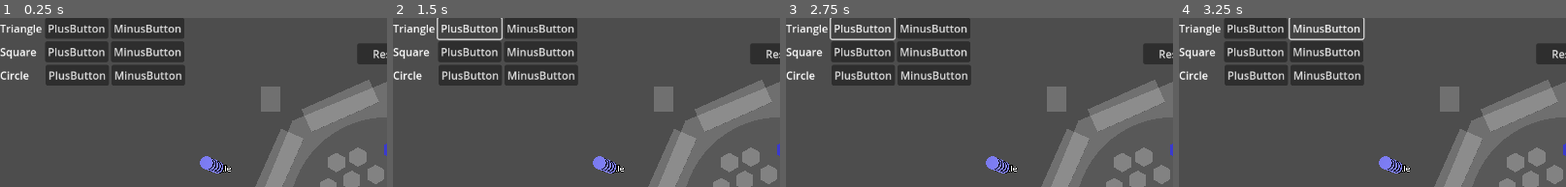
Above: before the commit, frames 1-4 (left to right).
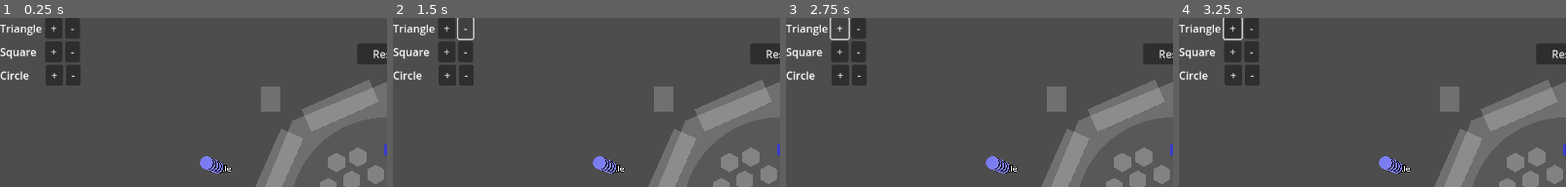
Above: after the commit, the same moments.

Repository: adtpdn/card-editor
Game: Godot game, scene res://game.tscn
The game is run twice, just before and just after one commit, with the same random seed, the same clock (stepped at 60 frames per second) and the same inputs. The project has no main scene, so this scene is started directly.
Inputs (mouse positions are % of the whole screen's width and height, from its top left):
- Up to frame 1 (0.25 s): no input
- Up to frame 2 (1.5 s): click "Host Game" at 0.5 s; click (10, 3) at 1.25 s, where only the run before the commit has a clickable "PlusButton"
- Up to frame 3 (2.75 s): click (7, 3) at 2 s, where only the run after the commit has a clickable "+"
- Up to frame 4 (3.25 s): click (19, 3) at 2.75 s, where only the run before the commit has a clickable "MinusButton"
The pictures show only the part of the screen within x 0-50%, y 0-50%; the shares and areas given below are measured in that part.

The runs differ from the first frame. In frame 1, 9.6% of the frame differs, in the area x 12-48%, y 0-40%; in frame 2, 9.3%; in frame 3, 9.2%; in frame 4, 8.5%.
Error after the commit: Invalid access of index '0' on a base object of type: 'Array'. (res://game.gd:1076)

Commit message:
fixed, host, and client now can change point counter button.

Diff:
--- a/game.gd
+++ b/game.gd
@@ -550,15 +550,18 @@
 			borders_node.add_child(mesh_instance)
 
 func setup_player(player_id: int) -> void:
-	#print("Setting up player: ", player_id)
+	print("Setting up player: ", player_id)
 	if player_id == multiplayer.get_unique_id():
 		# Enable interaction for the local player
 		player_hand.set_interaction_enabled(true)
 		player_hand.player_id = player_id
-	# Token
+
+	# Token initialization
 	if multiplayer.is_server():
 		token_manager.initialize_player_tokens(player_id)
-		rpc_id(player_id, "sync_player_tokens", token_manager.get_player_tokens(player_id))
+		# Use rpc_id instead of rpc when sending to a specific player
+		if player_id != multiplayer.get_unique_id():
+			rpc_id(player_id, "sync_player_tokens", token_manager.get_player_tokens(player_id))
 
 func _on_token_placed(token: Node3D, placement_location: Node3D):
 	if multiplayer.is_server():
@@ -1015,57 +1018,83 @@
 
 # Point Counters
 
+@rpc("authority", "reliable")
+func server_adjust_points(region: String, delta: int):
+	var requesting_player = multiplayer.get_remote_sender_id()
+
+	print("Server Adjusting Points - Player: ", requesting_player,
+		  " Region: ", region, " Delta: ", delta)
+
+	# Validate turn
+	if is_valid_player_turn(requesting_player):
+		point_counter.adjust_points(region, delta)
+		# Sync points to all clients
+		point_counter.rpc("sync_point_values",
+			point_counter.triangle_points,
+			point_counter.square_points,
+			point_counter.circle_points
+		)
+	else:
+		print("Invalid turn for point adjustment!")
+
 @rpc("any_peer")
 func request_point_adjustment(region: String, delta: int):
+	var requesting_player = multiplayer.get_remote_sender_id()
+
+	# If this is the server making the request locally, use the server's actual ID
+	if requesting_player == 0 and multiplayer.is_server():
+		requesting_player = multiplayer.get_unique_id()
+
+	if multiplayer.is_server():
+		# Server processes the request directly
+		process_point_adjustment(region, delta, requesting_player)
+	else:
+		# Clients send request to server
+		rpc_id(1, "request_point_adjustment", region, delta)
+
+func process_point_adjustment(region: String, delta: int, requesting_player: int):
 	if !multiplayer.is_server():
 		return
 
-	var current_player_id = multiplayer.get_remote_sender_id()
-
-	# If this is the server (host) making the request, use its ID
-	if current_player_id == 0:  # Server's RPC calls have sender ID 0
-		current_player_id = multiplayer.get_unique_id()
-
-	# Debug #print
-	#print("Request from player: ", current_player_id)
-	#print("Current turn player: ", players[current_turn_index])
-
-	# Check if players array is valid and current_turn_index is within bounds
-	if !is_valid_player_turn(current_player_id):
-		#print("Invalid turn or player")
-		return
-
-	# Validate points before adjustment
-	var current_points = point_counter.get_points(region)
-
-	if delta > 0 and current_points < 10:
-		adjust_points_increase(region)
-	elif delta < 0 and current_points > 0:
-		adjust_points_decrease(region)
-
-	# Sync the points to all clients
-	point_counter.rpc("sync_point_values",
-		point_counter.triangle_points,
-		point_counter.square_points,
-		point_counter.circle_points
-	)
-
+	print("Processing point adjustment for player: ", requesting_player)
+
+	# Validate turn
+	if is_valid_player_turn(requesting_player):
+		# Perform the adjustment
+		if delta > 0 and point_counter.get_points(region) < 10:
+			adjust_points_increase(region)
+		elif delta < 0 and point_counter.get_points(region) > 0:
+			adjust_points_decrease(region)
+
+		# Sync to all clients
+		point_counter.rpc("sync_point_values",
+			point_counter.triangle_points,
+			point_counter.square_points,
+			point_counter.circle_points
+		)
+	else:
+		print("Invalid turn for point adjustment! Requesting Player: ",
+			  requesting_player, " Current Turn: ", players[current_turn_index])
 
 # Add this helper function to check if it's a valid player's turn
 
 func is_valid_player_turn(player_id: int) -> bool:
+	# More robust turn validation
 	if players.is_empty():
 		return false
+
 	if current_turn_index < 0 or current_turn_index >= players.size():
 		return false
 
-	# Debug print
-	print("Checking turn validity - Player ID: ", player_id, " Current turn player: ", players[current_turn_index])
-
-	# Handle both server and client validations
-	if multiplayer.is_server() and player_id == multiplayer.get_unique_id():
-		return true
-	return players[current_turn_index] == player_id
+	# Explicit turn validation
+	var is_valid = players[current_turn_index] == player_id
+
+	print("Turn Validation - Current Turn Player: ",
+		  players[current_turn_index],
+		  " Requesting Player: ", player_id,
+		  " Valid: ", is_valid)
+
+	return is_valid
 
 func adjust_points_increase(region: String):
 	if !point_counter:
--- a/game.tscn
+++ b/game.tscn
@@ -571,11 +571,11 @@
 
 [node name="PlusButton" type="Button" parent="PointCounter/UI/VBoxContainer/TriangleButtons"]
 layout_mode = 2
-text = "PlusButton"
+text = " + "
 
 [node name="MinusButton" type="Button" parent="PointCounter/UI/VBoxContainer/TriangleButtons"]
 layout_mode = 2
-text = "MinusButton"
+text = " - "
 
 [node name="SquareButtons" type="HBoxContainer" parent="PointCounter/UI/VBoxContainer"]
 layout_mode = 2
@@ -586,11 +586,11 @@
 
 [node name="PlusButton" type="Button" parent="PointCounter/UI/VBoxContainer/SquareButtons"]
 layout_mode = 2
-text = "PlusButton"
+text = " + "
 
 [node name="MinusButton" type="Button" parent="PointCounter/UI/VBoxContainer/SquareButtons"]
 layout_mode = 2
-text = "MinusButton"
+text = " - "
 
 [node name="RectangleButtons" type="HBoxContainer" parent="PointCounter/UI/VBoxContainer"]
 layout_mode = 2
@@ -601,11 +601,11 @@
 
 [node name="PlusButton" type="Button" parent="PointCounter/UI/VBoxContainer/RectangleButtons"]
 layout_mode = 2
-text = "PlusButton"
+text = " + "
 
 [node name="MinusButton" type="Button" parent="PointCounter/UI/VBoxContainer/RectangleButtons"]
 layout_mode = 2
-text = "MinusButton"
+text = " - "
 
 [connection signal="pressed" from="ResetButton" to="." method="_on_reset_button_pressed"]
 [connection signal="pressed" from="DiscardCardButton" to="." method="_on_discard_card_button_pressed"]
--- a/point_counter.gd
+++ b/point_counter.gd
@@ -26,12 +26,23 @@
 		# Give authority to the server
 		set_multiplayer_authority(1)
 
-@rpc("authority", "call_local")
+func request_point_change(region: String, delta: int):
+	if multiplayer.is_server():
+		get_parent().process_point_adjustment(region, delta, multiplayer.get_unique_id())
+	else:
+		get_parent().rpc_id(1, "request_point_adjustment", region, delta)
+
+@rpc("any_peer", "call_local")
 func sync_point_values(t_points: int, s_points: int, c_points: int):
-	#print("Syncing points - Triangle: ", t_points, " Square: ", s_points, " Circle: ", c_points)
+	print("Syncing Points - Player: ", multiplayer.get_unique_id(),
+		  " Triangle: ", t_points,
+		  " Square: ", s_points,
+		  " Circle: ", c_points)
+
 	triangle_points = t_points
 	square_points = s_points
 	circle_points = c_points
+
 	# Force update the visual stacks
 	call_deferred("update_all_stacks")
 
@@ -51,6 +62,22 @@
 	update_all_stacks()
 
 func connect_signals():
+	# Clear any existing connections first
+	var buttons = [
+		$UI/VBoxContainer/TriangleButtons/PlusButton,
+		$UI/VBoxContainer/TriangleButtons/MinusButton,
+		$UI/VBoxContainer/SquareButtons/PlusButton,
+		$UI/VBoxContainer/SquareButtons/MinusButton,
+		$UI/VBoxContainer/RectangleButtons/PlusButton,
+		$UI/VBoxContainer/RectangleButtons/MinusButton
+	]
+
+	# Disconnect all existing connections safely
+	for button in buttons:
+		if button.pressed.is_connected(on_button_pressed):
+			button.pressed.disconnect(on_button_pressed)
+
+	# Reconnect with lambda functions
 	$UI/VBoxContainer/TriangleButtons/PlusButton.pressed.connect(
 		func(): on_button_pressed("triangle", 1))
 	$UI/VBoxContainer/TriangleButtons/MinusButton.pressed.connect(
@@ -65,8 +92,13 @@
 		func(): on_button_pressed("circle", -1))
 
 func on_button_pressed(region: String, delta: int):
-	if get_parent().has_method("request_point_adjustment"):
-		get_parent().request_point_adjustment(region, delta)
+	print("On Button Pressed - Player: ", multiplayer.get_unique_id(),
+		  " Region: ", region, " Delta: ", delta)
+
+	var game_node = get_parent()
+	if game_node and game_node.has_method("request_point_adjustment"):
+		print("Requesting point adjustment from player: ", multiplayer.get_unique_id())
+		game_node.request_point_adjustment(region, delta)
 
 func create_block(type: String) -> Node3D:
 	var block = block_scene.instantiate()
@@ -206,7 +238,6 @@
 	return 0
 
 func set_buttons_enabled(enabled: bool):
-	#print("Setting buttons enabled: ", enabled)
 	var buttons = [
 		$UI/VBoxContainer/TriangleButtons/PlusButton,
 		$UI/VBoxContainer/TriangleButtons/MinusButton,
@@ -218,5 +249,9 @@
 
 	for button in buttons:
 		if is_instance_valid(button):
+			# Safely disable buttons
 			button.disabled = !enabled
-			#print("Button ", button.name, " disabled: ", !enabled)
+
+	# Reconnect signals when enabling
+	if enabled:
+		connect_signals()
